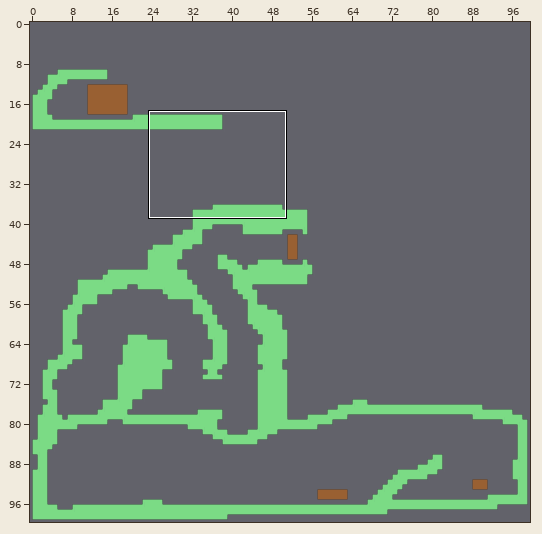
Two versions of a level (Tiled map, core/assets/map.tmx). The picture above shows the old version from afar; the outline marks the close-up.
Close-up. First the earlier version:
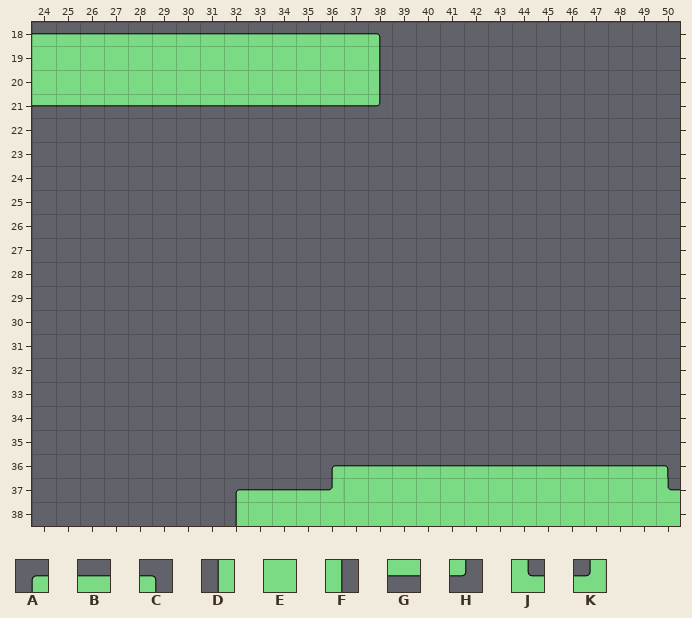
Cells are 32x32 px. Shown: x 24..50, y 18..38. The commit also changed other parts of the map, which this record leaves out.
Key: from "default": A 40, B 41, C 42, D 48, E 49, F 50, G 57, H 58, J 59, K 60.
_ is an empty cell.
Layer "default" before, first column x 24:
18 BBBBBBBBBBBBBBC____________
19 EEEEEEEEEEEEEEF____________
20 EEEEEEEEEEEEEEF____________
21 GGGGGGGGGGGGGGH____________
22 ___________________________
23 ___________________________
24 ___________________________
25 ___________________________
26 ___________________________
27 ___________________________
28 ___________________________
29 ___________________________
30 ___________________________
31 ___________________________
32 ___________________________
33 ___________________________
34 ___________________________
35 ___________________________
36 ____________ABBBBBBBBBBBBBC
37 ________ABBBKEEEEEEEEEEEEEJ
38 ________DEEEEEEEEEEEEEEEEEE
After the commit:
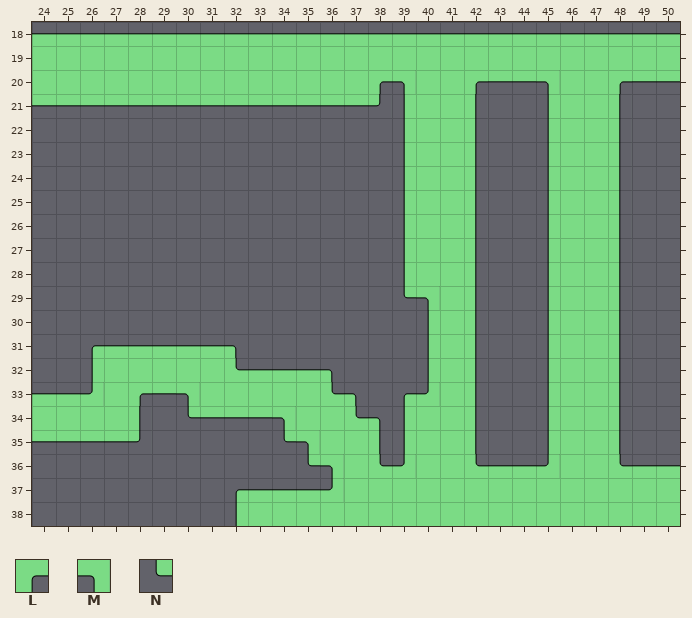
Further tiles: from "default": L 51, M 52, N 56.
Diff:
Changed rows in their new state; . is an unchanged cell.
Layer "default":
first column x 24:
18 ..............BBBBBBBBBBBBB
19 ..............EEEEEEEEEEEEE
20 ..............LMEELGGMEELGG
21 ...............DEEF..DEEF..
22 ...............DEEF..DEEF..
23 ...............DEEF..DEEF..
24 ...............DEEF..DEEF..
25 ...............DEEF..DEEF..
26 ...............DEEF..DEEF..
27 ...............DEEF..DEEF..
28 ...............DEEF..DEEF..
29 ...............NMEF..DEEF..
30 ................DEF..DEEF..
31 ..ABBBBBC.......DEF..DEEF..
32 ..DEEEEEJBBBC...DEF..DEEF..
33 BBKELGMEEEEEJC.AKEF..DEEF..
34 EEEEF.NGGGMEEJCDEEF..DEEF..
35 GGGGH.....NMEEFDEEF..DEEF..
36 ...........NMEJKEEJ..KEEJ.B
37 ..........................E
